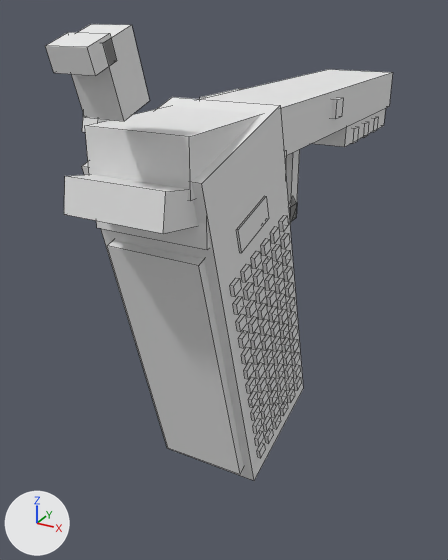
The OBJ model src/main/resources/assets/mareeletrica/models/block/paint_usp_body_0.obj, before and after one commit.
Both versions are drawn from a 50 mm camera at (1.176, -1.821, 0.662) aimed at (0.419, -0.446, -0.025). Lighting does not change. The marker at lower left points along +X, +Y and +Z. The picture after the commit comes second. Mesh edges are drawn as thin lines. Where no turn or scale is listed for an object, it has been applied to the vertices. Vertices at exactly the same position are counted once.

Names of what the first picture shows: 'paint_usp_body_0'.
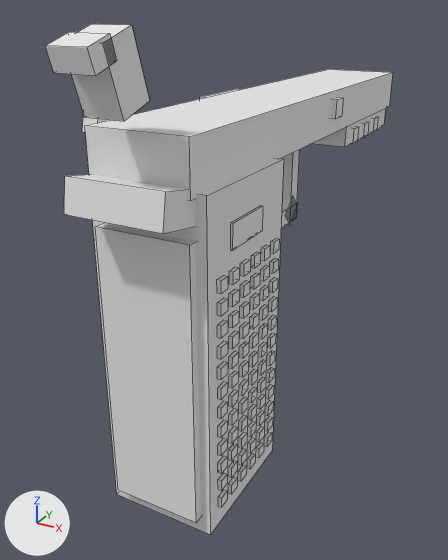
Boxes (x1, y1, x2, y2) around the edits, measured in the pictures (448 x 560 px; the box of a moved part takes in the faces that stretch with it):
'paint_usp_body_0', reshaped (12% taller): before (45, 24, 393, 481); after (45, 24, 393, 535)
part 1 of me_paint_usp_body_0, moved or reshaped: before (236, 196, 269, 253); after (231, 206, 263, 250)
part 2 of me_paint_usp_body_0, added: after (92, 158, 284, 535)
part 3 of me_paint_usp_body_0, moved or reshaped: before (107, 240, 244, 474); after (95, 224, 201, 523)
part 4 of me_paint_usp_body_0, moved or reshaped: before (257, 443, 265, 458); after (218, 490, 227, 507)
part 5 of me_paint_usp_body_0, moved or reshaped: before (255, 430, 264, 446); after (218, 473, 227, 491)
part 6 of me_paint_usp_body_0, moved or reshaped: before (253, 418, 262, 434); after (218, 456, 227, 474)
part 7 of me_paint_usp_body_0, moved or reshaped: before (251, 405, 260, 421); after (218, 438, 227, 456)
part 8 of me_paint_usp_body_0, moved or reshaped: before (248, 391, 258, 408); after (218, 420, 227, 438)
part 9 of me_paint_usp_body_0, moved or reshaped: before (246, 377, 256, 394); after (218, 401, 227, 419)
part 10 of me_paint_usp_body_0, moved or reshaped: before (241, 347, 251, 364); after (218, 382, 228, 399)
part 11 of me_paint_usp_body_0, moved or reshaped: before (238, 331, 249, 348); after (217, 362, 228, 380)
part 12 of me_paint_usp_body_0, moved or reshaped: before (236, 314, 246, 332); after (217, 341, 228, 359)
part 13 of me_paint_usp_body_0, rebuilt (9% narrower): before (251, 333, 261, 350); after (249, 332, 258, 348)
part 14 of me_paint_usp_body_0, rebuilt (9% narrower, 11% shorter): before (248, 316, 258, 334); after (250, 313, 259, 329)
part 15 of me_paint_usp_body_0, rebuilt (8% narrower): before (241, 264, 252, 282); after (240, 259, 250, 276)
part 16 of me_paint_usp_body_0, deleted: before (82, 97, 303, 481)
part 17 of me_paint_usp_body_0, built on: before (243, 227, 283, 317); after (217, 238, 279, 494)

The change, as a list of edits to the scene's bpy script:
```text
Change me_paint_usp_body_0:
    remove me_paint_usp_body_0.from_pydata(...)  # 1422 vertices, 1068 faces; spans x 0.345..0.643, y -1.077..0.381, z -0.459..0.637
    add me_paint_usp_body_0.from_pydata(...)  # 1414 vertices, 1062 faces; spans x 0.345..0.643, y -1.077..0.381, z -0.441..0.637
    me_paint_usp_body_0 part 1: the loose piece of 8 vertices spanning x 0.634..0.639, y -0.786..-0.643, z 0.206..0.296 is turned -16 degrees about the x axis through its middle, then moved by (0.0, -0.028, 0.001)
    me_paint_usp_body_0 part 2: a new loose piece, a box spanning x 0.366..0.634, y -0.9..-0.564, z -0.441..0.357, in mat_paint (its picture is missing)
    me_paint_usp_body_0 part 3: the loose piece of 8 vertices spanning x 0.391..0.609, y -0.89..-0.68, z -0.424..0.223 is turned -16 degrees about the x axis through its middle, then moved by (0.0, -0.122, 0.034)
    me_paint_usp_body_0 part 4: the loose piece of 8 vertices spanning x 0.634..0.643, y -0.664..-0.631, z -0.395..-0.362 is turned -16 degrees about the x axis through its middle, then moved by (0.0, -0.204, 0.007)
    me_paint_usp_body_0 part 5: the loose piece of 8 vertices spanning x 0.634..0.643, y -0.678..-0.645, z -0.348..-0.315 is turned -16 degrees about the x axis through its middle, then moved by (0.0, -0.19, 0.009)
    me_paint_usp_body_0 part 6: the loose piece of 8 vertices spanning x 0.634..0.643, y -0.691..-0.658, z -0.301..-0.268 is turned -16 degrees about the x axis through its middle, then moved by (0.0, -0.177, 0.011)
    me_paint_usp_body_0 part 7: the loose piece of 8 vertices spanning x 0.634..0.643, y -0.705..-0.672, z -0.254..-0.22 is turned -16 degrees about the x axis through its middle, then moved by (0.0, -0.163, 0.013)
    me_paint_usp_body_0 part 8: the loose piece of 8 vertices spanning x 0.634..0.643, y -0.718..-0.685, z -0.207..-0.173 is turned -16 degrees about the x axis through its middle, then moved by (0.0, -0.15, 0.015)
    me_paint_usp_body_0 part 9: the loose piece of 8 vertices spanning x 0.634..0.643, y -0.732..-0.699, z -0.16..-0.126 is turned -16 degrees about the x axis through its middle, then moved by (0.0, -0.136, 0.016)
    me_paint_usp_body_0 part 10: the loose piece of 8 vertices spanning x 0.634..0.643, y -0.759..-0.726, z -0.065..-0.032 is turned -16 degrees about the x axis through its middle, then moved by (0.0, -0.109, -0.029)
    me_paint_usp_body_0 part 11: the loose piece of 8 vertices spanning x 0.634..0.643, y -0.772..-0.739, z -0.018..0.015 is turned -16 degrees about the x axis through its middle, then moved by (0.0, -0.096, -0.027)
    me_paint_usp_body_0 part 12: the loose piece of 8 vertices spanning x 0.634..0.643, y -0.786..-0.753, z 0.029..0.062 is turned -16 degrees about the x axis through its middle, then moved by (0.0, -0.082, -0.025)
    me_paint_usp_body_0 part 13: the loose piece of 8 vertices spanning x 0.634..0.643, y -0.712..-0.679, z -0.052..-0.019 is rebuilt with 8 vertices and now spans x 0.634..0.643, y -0.718..-0.691, z -0.042..-0.015
    me_paint_usp_body_0 part 14: the loose piece of 8 vertices spanning x 0.634..0.643, y -0.725..-0.692, z -0.005..0.029 is rebuilt with 8 vertices and now spans x 0.634..0.643, y -0.718..-0.691, z 0.007..0.034
    me_paint_usp_body_0 part 15: the loose piece of 8 vertices spanning x 0.634..0.643, y -0.766..-0.733, z 0.137..0.17 is rebuilt with 8 vertices and now spans x 0.634..0.643, y -0.767..-0.74, z 0.154..0.181
    me_paint_usp_body_0 part 16: 112 loose pieces with 896 vertices, spanning x 0.357..0.643, y -0.916..-0.352, z -0.459..0.475, are deleted
    me_paint_usp_body_0 part 17: 40 vertices removed from x 0.634..0.643, y -0.752..-0.564, z 0.042..0.21; 480 vertices added at x 0.634..0.643, y -0.865..-0.593, z -0.385..0.181
    other edits to the shape of me_paint_usp_body_0 do not show in these pictures
```
